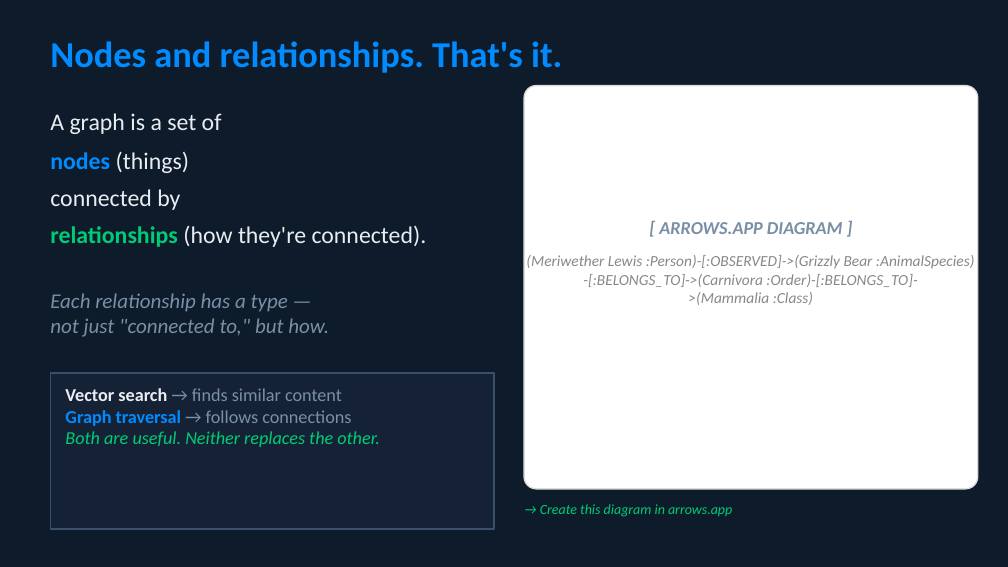
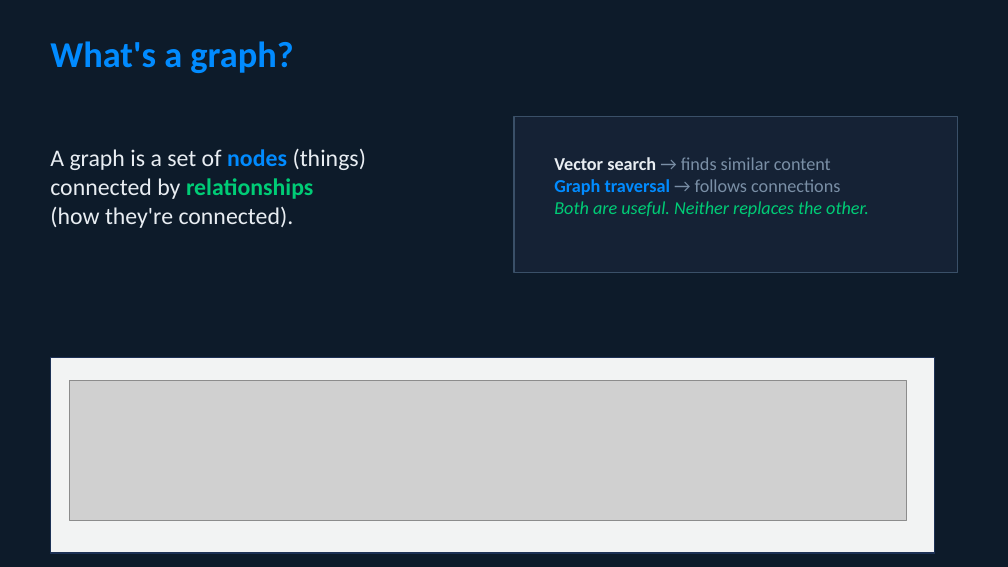
Before and after one commit to smithna/corps-of-discovery-graph-rag, a slide deck: slide 6 of docs/rag_relationship_problem.pptx (slide 4 before the commit). Drawn at 1008x567 pixels with LibreOffice and Linux fonts; fonts in the diff are those of the drawing; grey boxes stand for pictures. Boxes give left, top, right and bottom in pixels: in the first picture for what was removed or moved away, otherwise in the second. Text is boxed around its words. In the diff, an @@ line names an element or a change of style, - is before the commit and + after.

```diff
--- a/docs/rag_relationship_problem.pptx
+++ b/docs/rag_relationship_problem.pptx
@@ text at (50,41,293,73): text changed @@
-Nodes and relationships. That's it.
+What's a graph?
@@ rounded rectangle removed at (524,86,978,489) @@
@@ rectangle: place and size @@
-rectangle at (50,373,494,529)
+rectangle at (514,117,958,273)
@@ text at (50,149,366,170): text changed @@
-A graph is a set of
+A graph is a set of nodes (things)
@@ text at (50,178,313,228): text changed @@
-connected by
+connected by relationships
+(how they're connected).
@@ text removed at (50,152,189,173) @@
-nodes (things)
@@ text "Vector search → finds similar ...": place and size @@
-text "Vector search → finds similar ..." at (65,388,380,447)
+text "Vector search → finds similar ..." at (554,157,869,217)
@@ text removed at (50,226,427,247) @@
-relationships (how they're connected).
@@ text removed at (659,222,843,234) @@
-[ ARROWS.APP DIAGRAM ]
@@ text removed at (526,255,974,305) @@
-(Meriwether Lewis :Person)-[:OBSERVED]->(Grizzly Bear :AnimalSpecies)
--[:BELONGS_TO]->(Carnivora :Order)-[:BELONGS_TO]->(Mammalia :Class)
@@ text removed at (50,293,329,336) @@
-Each relationship has a type —
-not just "connected to," but how.
@@ rectangle added at (50,358,934,553), fill #F2F3F3, outline #1E3256 1 pt @@
@@ picture added at (70,380,907,520) @@
@@ text removed at (540,504,732,517) @@
-→ Create this diagram in arrows.app
```
Also in this commit, not shown: 10 other slides changed, 3 slides added, 3 slides removed.
